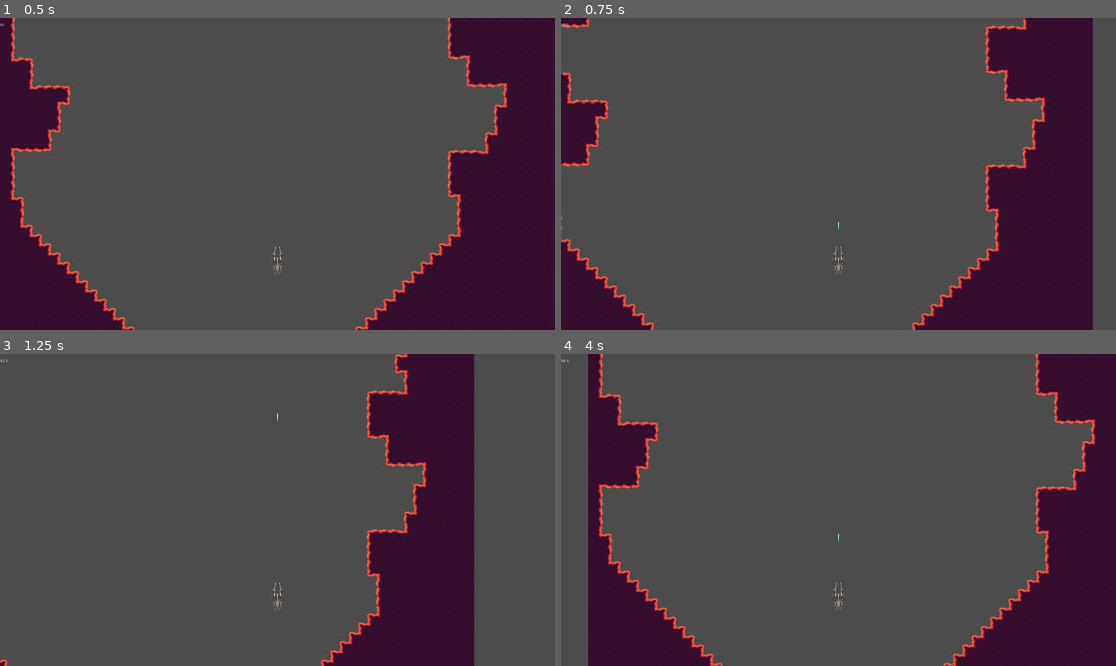
Above: before the commit, frames 1-4 (two rows, left to right).
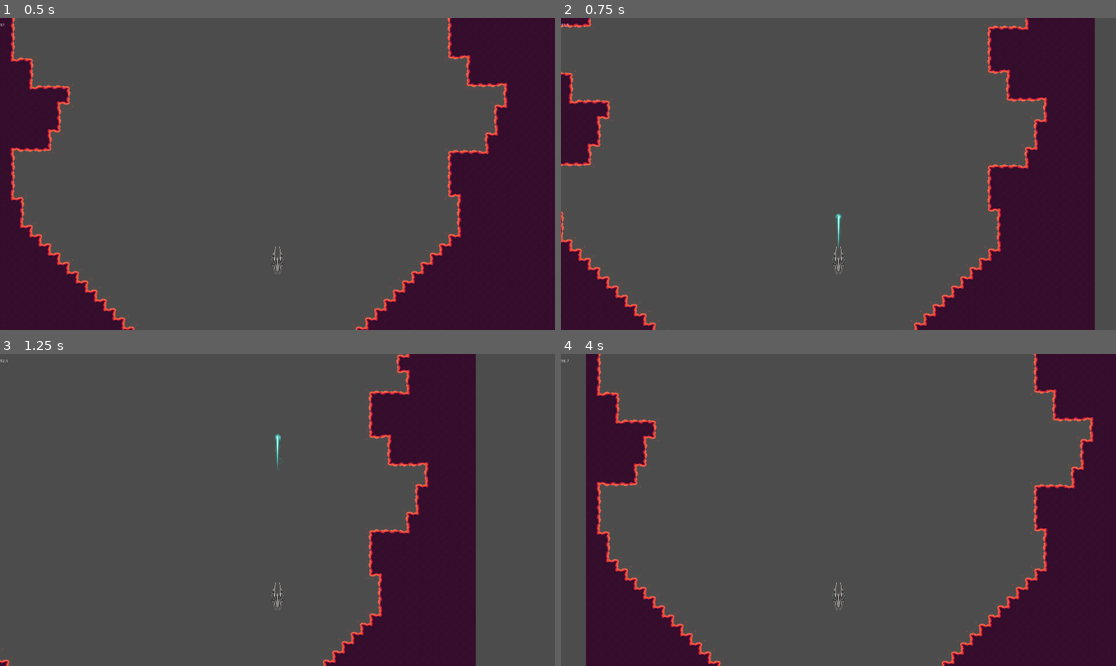
Above: after the commit, the same moments.

Repository: CyanideGourmet/River-Raid-Remake
Game: Godot game, scene res://scenes/Main.tscn
Same seed, same stepped clock (60 frames per second), same inputs: the game is played once before the commit and once after it.
Inputs:
- Up to frame 1 (0.5 s): no input
- Up to frame 2 (0.75 s): hold Right (ui_right) from 0.53 s (still down); tap Space (ui_select) at 0.6 s
- Up to frame 3 (1.25 s): keep holding Right (ui_right); tap Space (ui_select) at 0.77, 1.07 s
- Up to frame 4 (4 s): release Right (ui_right) at 1.28 s; hold Down (ui_down) 1.28-2.03 s; tap Space (ui_select) at 1.35, 1.52, 1.82, 2.1, 2.85, 3.02, 3.32, 3.6, 3.77 s; hold Right (ui_right) 2.03-2.78 s; hold Up (ui_up) 2.78-3.53 s; tap Enter at 3.5 s; hold Left (ui_left) from 3.53 s (still down)

Frame 1 is identical in both runs. In frame 2, 3.0% of the frame differs, in the area x 0-97%, y 0-100%; in frame 3, 1.7%; in frame 4, 3.8%, in the area x 1-100%, y 0-100%.

Commit message:
Little code changes

Diff:
--- a/scenes/Bullet.tscn
+++ b/scenes/Bullet.tscn
@@ -16,6 +16,7 @@
 __meta__ = {
 "_edit_group_": true
 }
+velocity = 800
 
 [node name="Shot" parent="." instance=ExtResource( 2 )]
 position = Vector2( -0.05, -0.38 )
--- a/scripts/Player.gd
+++ b/scripts/Player.gd
@@ -6,18 +6,20 @@
 export var min_forward_speed = 50
 export var acceleration_speed = 20
 export var fuel_decrease_rate = 0.1
+export var fuel_refill_rate = 0.2
 
 var camera_pos
 var UI
 var ammo = 1
 var Bullet = preload("res://scenes/Bullet.tscn")
 var fuel = 100
-var fuel_refill_rate = fuel_decrease_rate * 2
 var acceleration_dir = 0
 var forward_speed = def_forward_speed
 var full_stop = 1
 var current_mapslice
 var refill = 0
+var velocity
+var sideways_velocity = Vector2(0, 0)
 
 signal free_the_bullet
 
@@ -27,7 +29,7 @@
 	UI.text = str(fuel)
 
 func get_input():
-	var velocity = Vector2()
+	var velocity = Vector2(0, 0)
 	if Input.is_action_pressed("ui_left"):
 		velocity.x -= 1
 	if Input.is_action_pressed("ui_right"):
@@ -45,28 +47,32 @@
 			acceleration_dir = 0
 	return velocity
 
-func _physics_process(delta):
+func _process(delta):
+	sideways_velocity = get_input()
 	if fuel <= 0:
 		_dead()
-	var velocity = (get_input() + Vector2(0, -1))*full_stop
 	if Input.is_action_just_pressed("ui_select") and ammo > 0:
 		var bullet = Bullet.instance()
+		bullet.scale = Vector2(4, 4)
 		add_child(bullet)
 		bullet.connect("bullet_freed", self, "_on_bullet_freed")
 		connect("free_the_bullet", bullet, "_death")
 		ammo -= 1
+	forward_speed = clamp(forward_speed, min_forward_speed, max_forward_speed)
+	position.x = clamp(position.x, camera_pos.x, camera_pos.x + $Camera.get_viewport_rect().size.x)
+	fuel = clamp(fuel, 0, 100)
+	UI.text = str(fuel)
+
+func _physics_process(delta):
+	velocity = (sideways_velocity + Vector2(0, -1))*full_stop
 	forward_speed += acceleration_speed * acceleration_dir
-	forward_speed = clamp(forward_speed, min_forward_speed, max_forward_speed)
 	velocity.x *= movement_speed
 	velocity.y *= forward_speed
 	var collision = move_and_collide(velocity * delta)
 	if collision:
 		if collision.collider.is_in_group("terrain"):
 			_dead()
-	position.x = clamp(position.x, camera_pos.x, camera_pos.x + $Camera.get_viewport_rect().size.x)
 	fuel += -fuel_decrease_rate + fuel_refill_rate * refill
-	fuel = clamp(fuel, 0, 100)
-	UI.text = str(fuel)
 
 func _dead():
 	position = current_mapslice.position + Vector2(960, 8500)
@@ -77,6 +83,7 @@
 
 func _on_bullet_freed():
 	ammo += 1
+	ammo = clamp(ammo, 0, 1)
 
 func _fuel():
 	if refill == 0:
